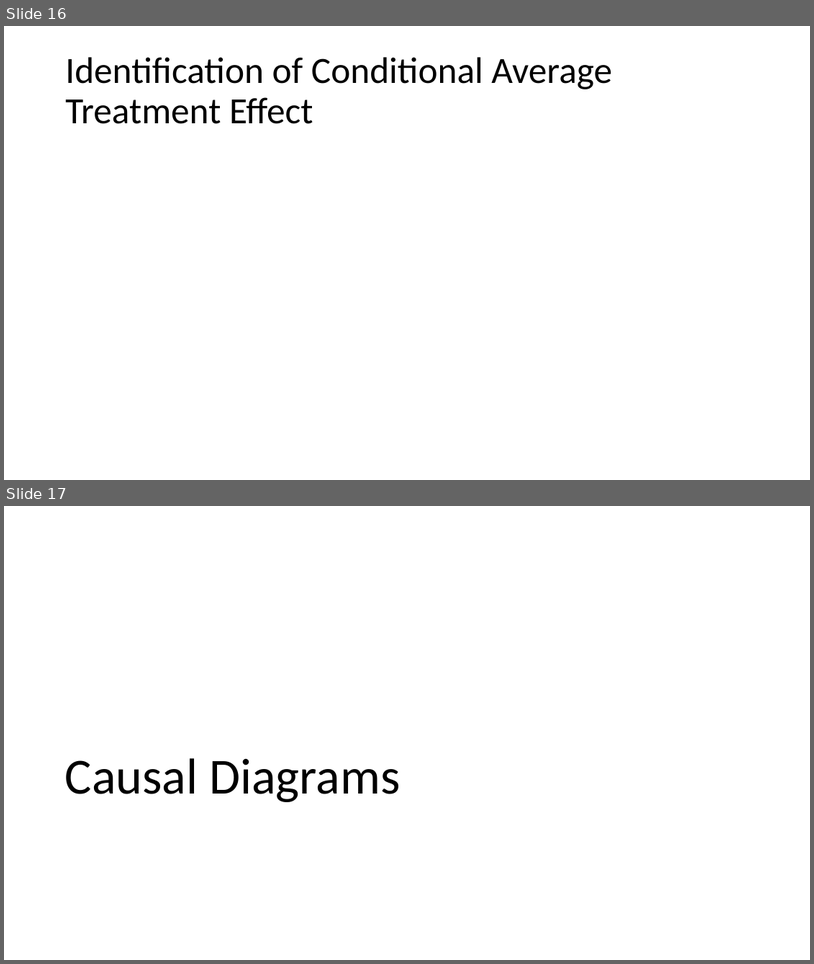
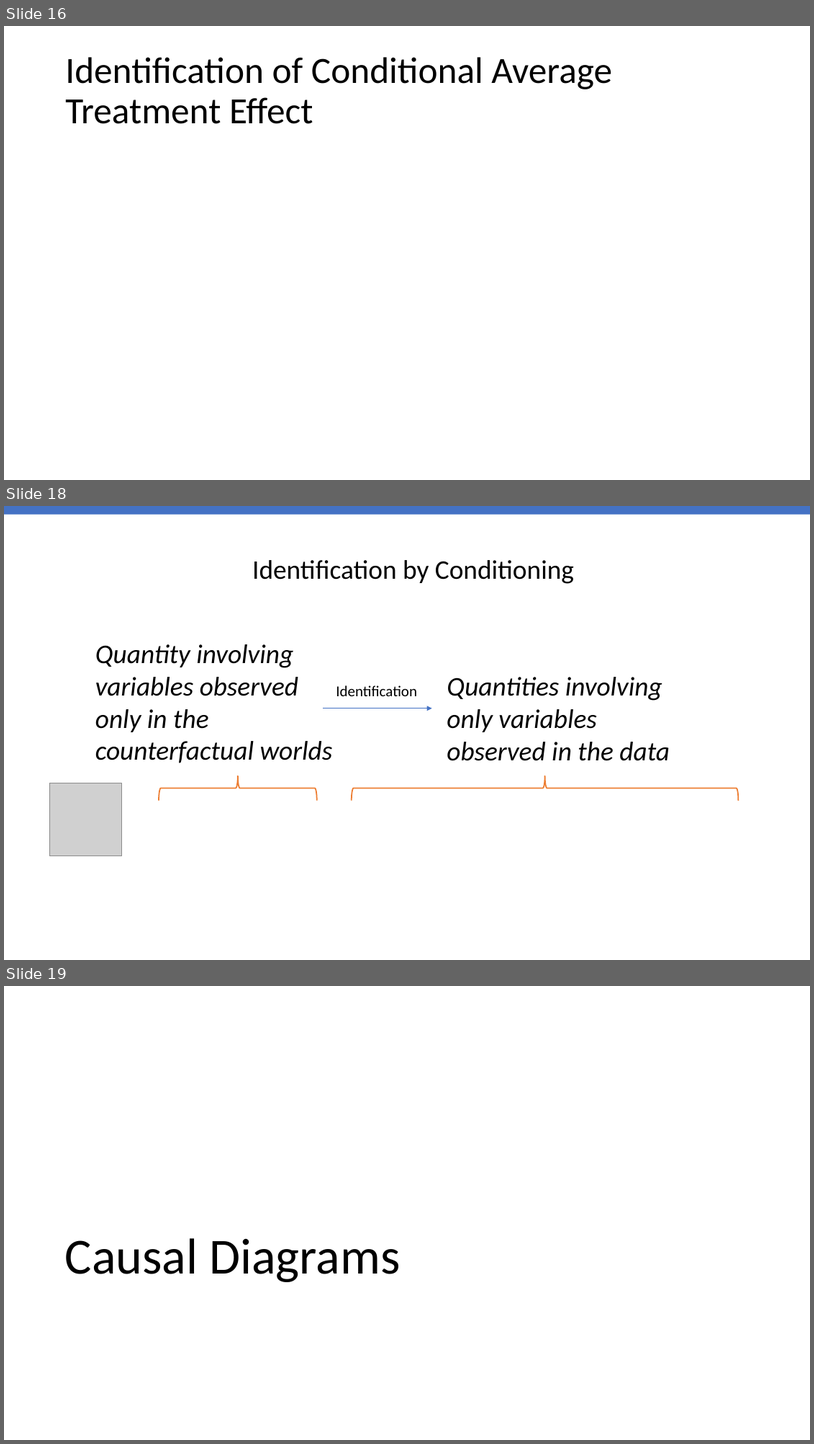
Before and after one commit to stanford-msande228/winter23, a slide deck: MSANDE228_Lecture6_Causality_in_Observational_Data.pptx. Shown one above the other, each under a label of ours: slides 16 and 17 before the commit, slides 16, 18 and 19 after it; the slides between them are not shown. The pictures are 814x964 and 814x1444 pixels, drawn with LibreOffice and Linux fonts; fonts in the diff are those of the drawing; grey boxes stand for pictures. Boxes give left, top, right and bottom in pixels: in the first picture for what was removed or moved away, otherwise in the second. Text is boxed around its words. In the diff, an @@ line names an element or a change of style, - is before the commit and + after.

```diff
--- a/MSANDE228_Lecture6_Causality_in_Observational_Data.pptx
+++ b/MSANDE228_Lecture6_Causality_in_Observational_Data.pptx
@@ slide 18 added at <box>4,506,810,960</box>, background #FFFFFF @@
@@ rectangle added at <box>4,506,810,514</box>, fill #4472C4 @@
@@ text added at <box>252,560,574,584</box>, 32 pt, text #000000 @@
+Identification by Conditioning
@@ text added at <box>95,644,333,763</box>, 32 pt, text #000000, italic @@
+Quantity involving variables observed only in the counterfactual worlds
@@ text added at <box>447,677,670,761</box>, 32 pt, text #000000, italic @@
+Quantities involving only variables observed in the data
@@ text added at <box>336,685,417,696</box>, 18 pt, text #000000 @@
+Identification
@@ arrow added from (323, 708) to (432, 708), #4472C4 0.5 pt @@
@@ picture added at <box>49,783,122,856</box> @@
@@ right brace added at <box>159,775,317,800</box>, outline #ED7D31 1.5 pt @@
@@ right brace added at <box>352,775,738,800</box>, outline #ED7D31 1.5 pt @@
@@ what was slide 17 is now slide 19 @@
```
Also in this commit, not shown: 3 slides changed, 8 other slides added, 1 other file.
